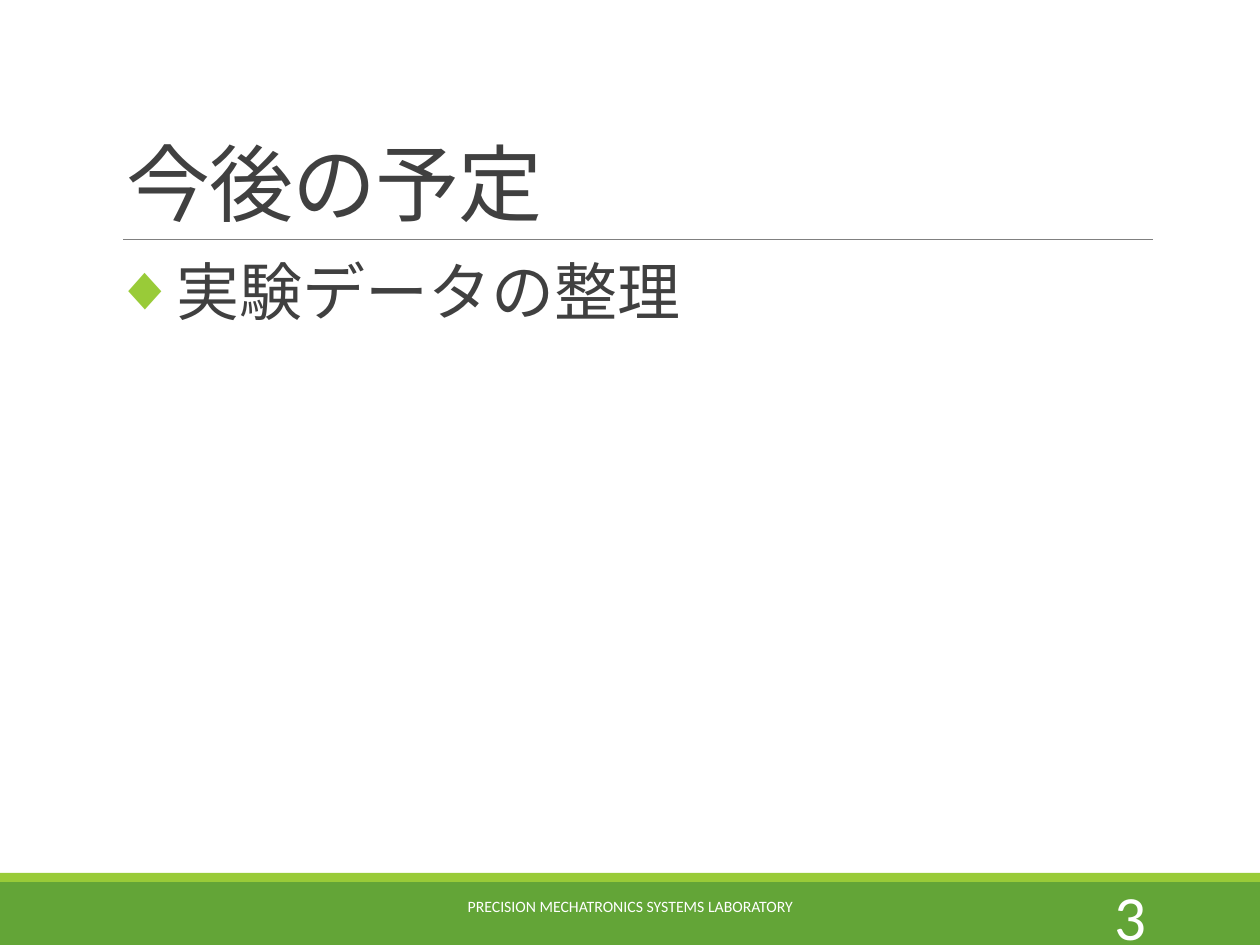
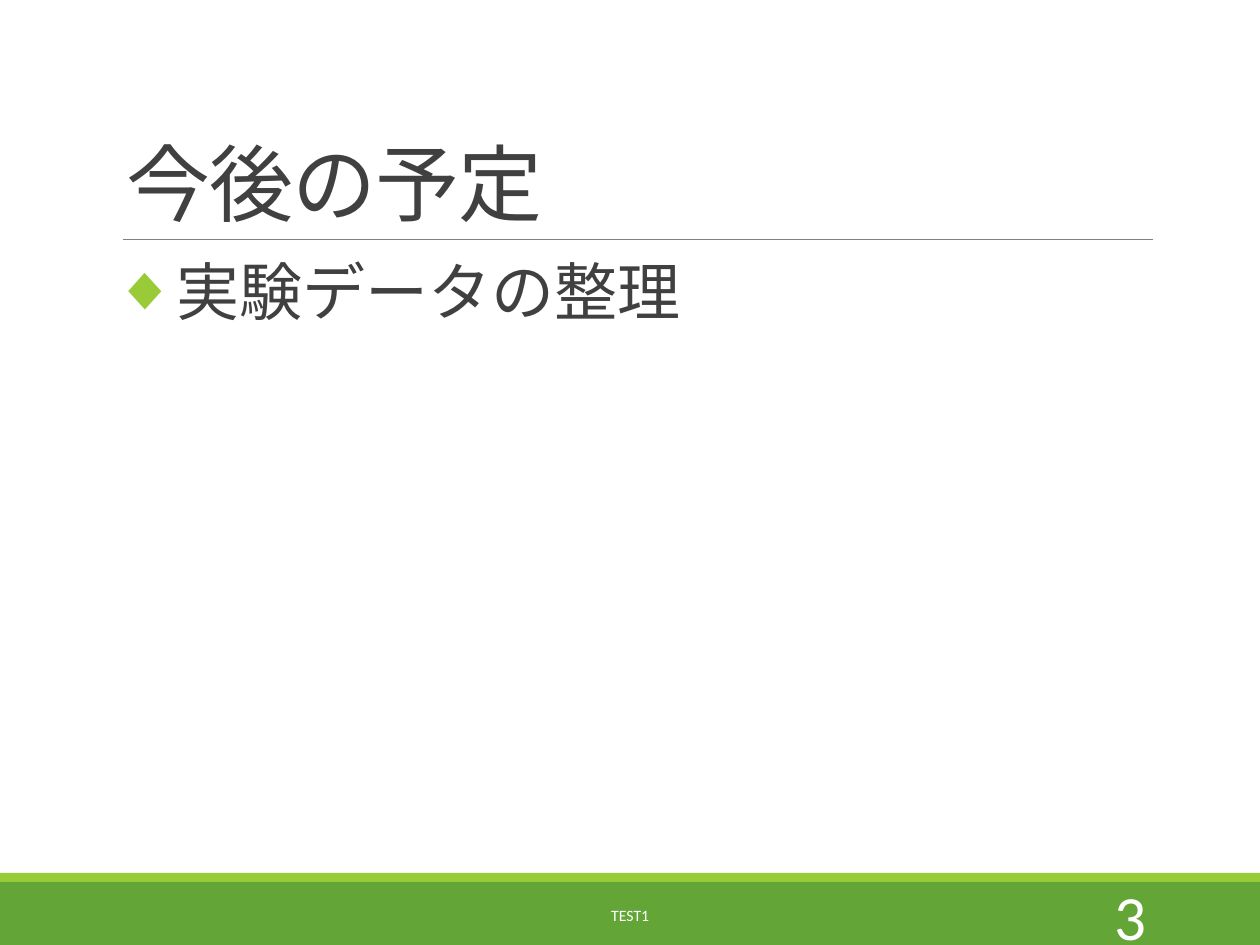
Before and after one commit to Melbeck777/usually_zemi, a slide deck: slide 4 of material/create_summary/pdf/Test1/a/20221212/岡田健之_20221212.pptx. Drawn at 1260x945 pixels with LibreOffice and Linux fonts; fonts in the diff are those of the drawing. Boxes give left, top, right and bottom in pixels: in the first picture for what was removed or moved away, otherwise in the second. Text is boxed around its words. In the diff, an @@ line names an element or a change of style, - is before the commit and + after.

```diff
--- a/material/create_summary/pdf/Test1/a/20221212/岡田健之_20221212.pptx
+++ b/material/create_summary/pdf/Test1/a/20221212/岡田健之_20221212.pptx
@@ text at [611,910,649,921]: text changed @@
-PRECISION MECHATRONICS SYSTEMS LABORATORY
+TEST1
```
Also in this commit, not shown: 5 other slides changed, 17 other files.
